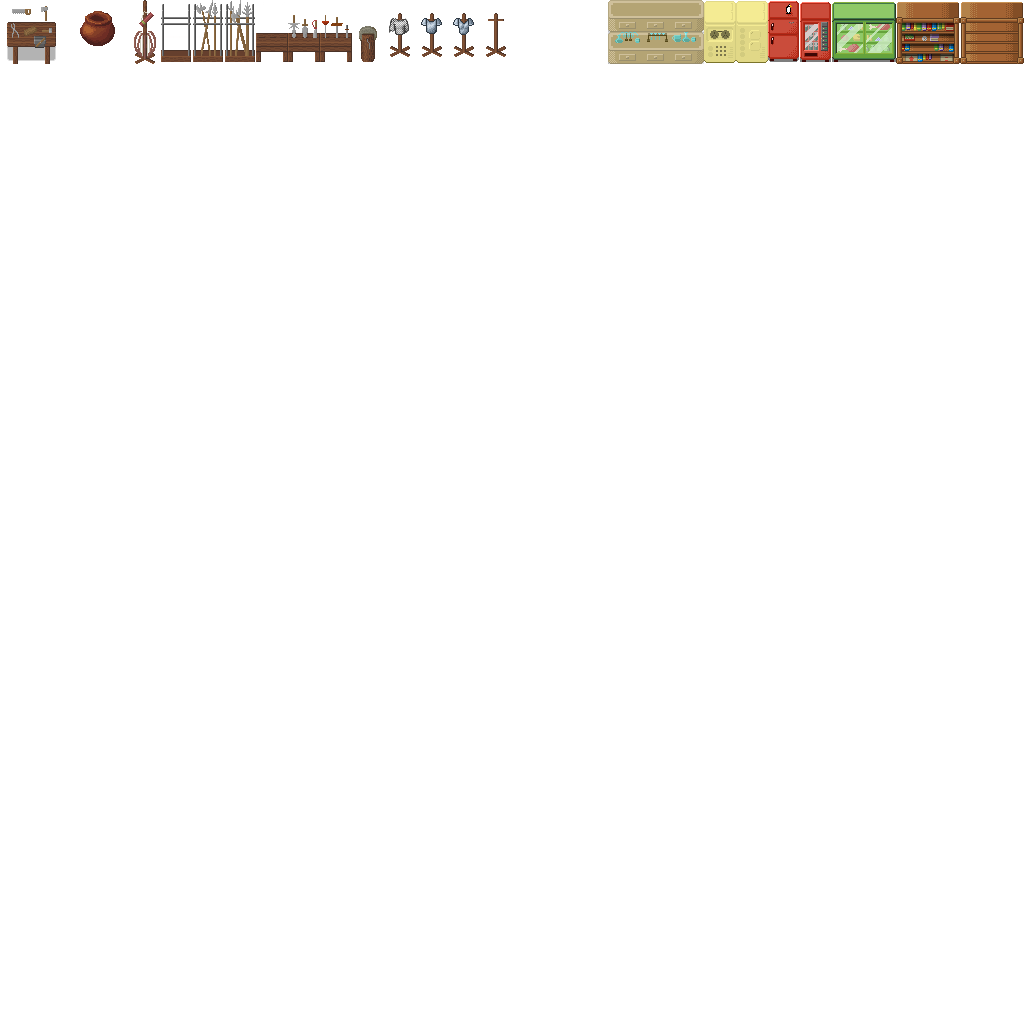
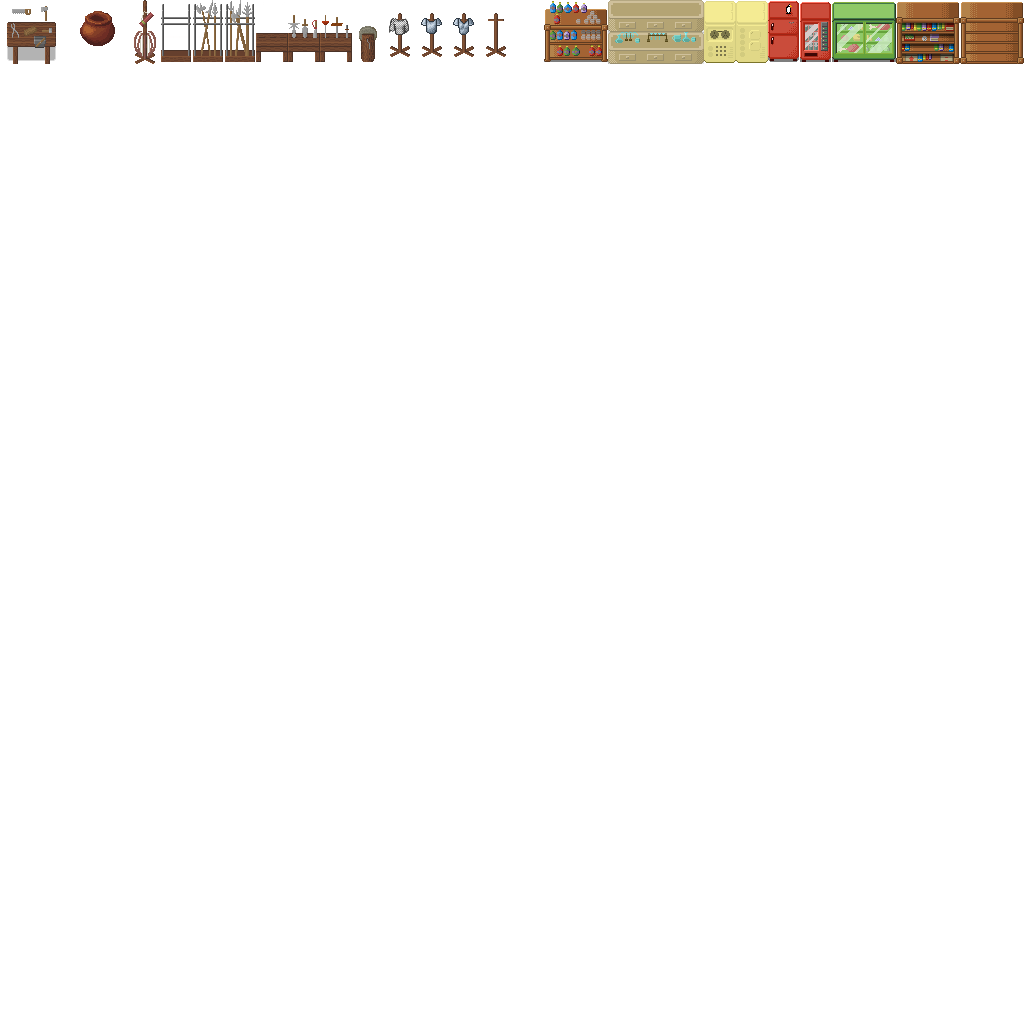
Layers edited between the first and the second (1024, 1024) image:
painted on "Hintergrund" over [544, 1, 608, 62]
